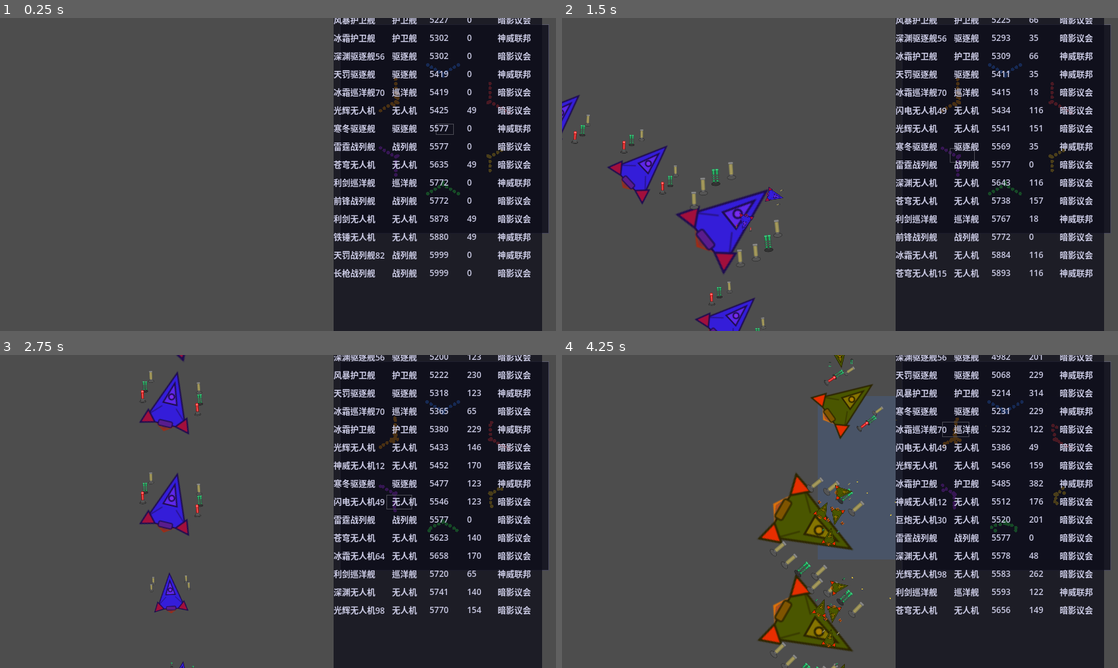
Above: before the commit, frames 1-4 (two rows, left to right).
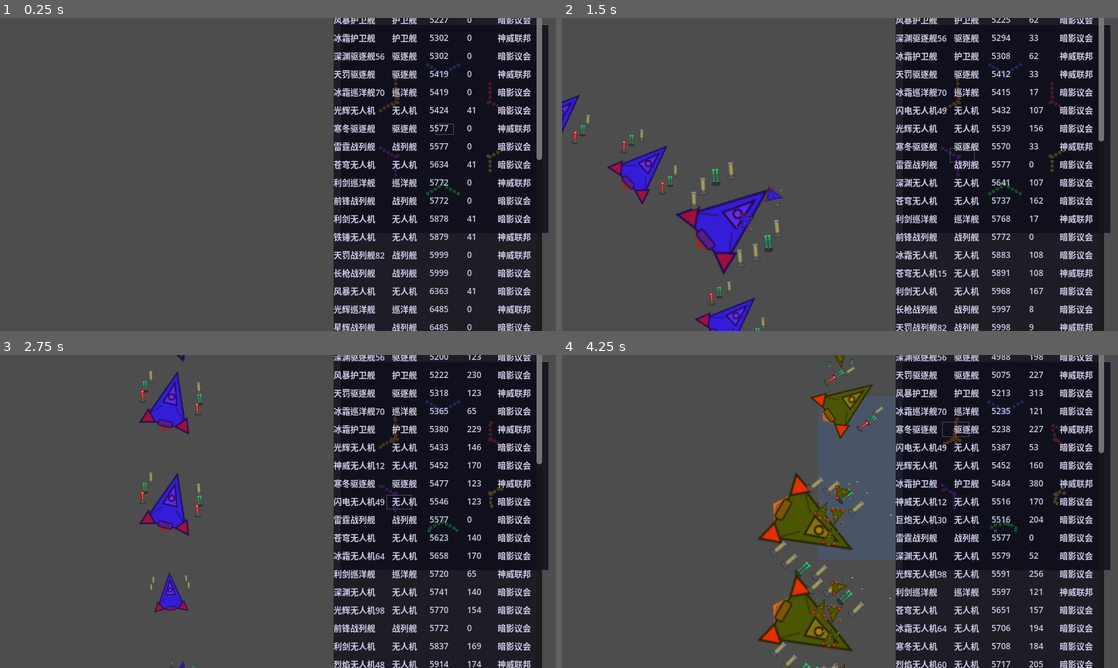
Above: after the commit, the same moments.

Repository: ZhanXuzhao/SpaceRTS
Game: Godot game, scene res://scenes/main.tscn
Same seed, same stepped clock (60 frames per second), same inputs: the game is played once before the commit and once after it.
Inputs (mouse positions are in pixels of both pictures, inside the frame that each line leads up to):
- Up to frame 1 (0.25 s): no input
- Up to frame 2 (1.5 s): click (1001, 21) at 0.52 s; tap Enter at 1.25 s; move the mouse to (962, 158) at 1.27 s; hold W from 1.28 s (still down); tap R at 1.35 s; click (962, 158) at 1.42 s
- Up to frame 3 (2.75 s): release W at 2 s; drag from (166, 527) to (172, 652) at 2.02 s
- Up to frame 4 (4.25 s): move the mouse to (895, 442) at 2.77 s; hold W 2.78-3.5 s; tap H at 2.85 s; click (895, 442) at 2.92 s; drag from (812, 574) to (1084, 405) at 3.52 s

The runs differ from the first frame. In frame 1, 1.7% of the frame differs, in the area x 60-98%, y 0-100%; in frame 2, 1.9%; in frame 3, 1.5%; in frame 4, 2.5%.

Commit message:
太空总览性能优化：每2帧刷新 + 节点复用 + StyleBox缓存

Diff:
--- a/scripts/hud.gd
+++ b/scripts/hud.gd
@@ -477,37 +477,97 @@
 	scroll.add_child(_overview_rows)
 
 
-## 更新太空总览表
+## 太空总览跳帧计数器（每 2 帧刷新一次）
+var _overview_frame_counter: int = 0
+
+## 新建一行太空总览（仅创建节点结构，不设内容）
+func _create_overview_row() -> Button:
+	var row = Button.new()
+	row.flat = true
+	row.custom_minimum_size.y = 22
+	row.size_flags_horizontal = SIZE_EXPAND_FILL
+
+	var hbox = HBoxContainer.new()
+	hbox.name = "HBox"
+	hbox.size_flags_horizontal = SIZE_EXPAND_FILL
+	hbox.mouse_filter = Control.MOUSE_FILTER_PASS
+	row.add_child(hbox)
+
+	var widths := [80.0, 50.0, 50.0, 40.0, 40.0]
+	var fields := ["name", "type", "dist", "spd", "faction"]
+	for i in 5:
+		var lbl = Label.new()
+		lbl.name = fields[i]
+		lbl.custom_minimum_size.x = widths[i]
+		lbl.size_flags_horizontal = SIZE_SHRINK_CENTER
+		lbl.add_theme_font_size_override("font_size", 12)
+		lbl.add_theme_color_override("font_color", Color(0.8, 0.8, 0.9))
+		hbox.add_child(lbl)
+
+	# 缓存 StyleBox 避免每帧创建
+	var bg_normal_even = StyleBoxFlat.new()
+	bg_normal_even.bg_color = Color(0.15, 0.2, 0.3, 0.3)
+	var bg_normal_odd = StyleBoxFlat.new()
+	bg_normal_odd.bg_color = Color(0.1, 0.15, 0.25, 0.2)
+	var bg_hover = StyleBoxFlat.new()
+	bg_hover.bg_color = Color(0.25, 0.35, 0.5, 0.4)
+	var bg_pressed = StyleBoxFlat.new()
+	bg_pressed.bg_color = Color(0.3, 0.45, 0.6, 0.5)
+	row.set_meta("style_even", bg_normal_even)
+	row.set_meta("style_odd", bg_normal_odd)
+	row.set_meta("style_hover", bg_hover)
+	row.set_meta("style_pressed", bg_pressed)
+	row.add_theme_stylebox_override("hover", bg_hover)
+	row.add_theme_stylebox_override("pressed", bg_pressed)
+	return row
+
+
+## 更新现有行内容（不重建节点）
+func _update_overview_row(row: Button, unit: Unit, idx: int, ref_unit: Unit) -> void:
+	row.set_meta("unit_ref", unit)
+	# 断开旧信号后重新连接
+	if row.gui_input.is_connected(_on_overview_row_gui_input):
+		row.gui_input.disconnect(_on_overview_row_gui_input)
+	row.gui_input.connect(_on_overview_row_gui_input.bind(unit))
+
+	var hbox = row.get_node("HBox") as HBoxContainer
+	var labels := hbox.get_children()
+	labels[0].text = unit.unit_name
+	labels[1].text = unit.class_name_cn if unit.class_name_cn != "" else Unit.get_class_name_cn(unit.class_type)
+	if ref_unit != null:
+		var dist = int(unit.global_position.distance_to(ref_unit.global_position))
+		labels[2].text = str(dist)
+	else:
+		labels[2].text = "-"
+	labels[3].text = str(int(unit.velocity.length()))
+	labels[4].text = unit.team
+
+	# 交替背景色（使用缓存的 StyleBox）
+	var style = row.get_meta("style_even") if idx % 2 == 0 else row.get_meta("style_odd")
+	row.add_theme_stylebox_override("normal", style)
+
+
+## 更新太空总览表（每 2 帧刷新一次，节点复用避免重建）
 func _update_space_overview() -> void:
 	if main == null or _overview_panel == null:
 		return
 
-	# 清除旧行
-	for child in _overview_rows.get_children():
-		child.queue_free()
-
-	# 收集敌方单位（蓝方视角：红方和黄方均为敌人）
+	_overview_frame_counter += 1
+	if _overview_frame_counter % 2 != 0:
+		return
+
+	# 收集敌方单位
 	var enemies: Array[Unit] = []
 	for unit in main._units:
 		if not is_instance_valid(unit) or unit.hull <= 0:
 			continue
 		if unit.team == main._player_team_name:
-			continue  # 只显示敌方
+			continue
 		enemies.append(unit)
 
-	if enemies.is_empty():
-		var empty_lbl = Label.new()
-		empty_lbl.text = "无敌方目标"
-		empty_lbl.add_theme_color_override("font_color", Color(0.5, 0.5, 0.5))
-		empty_lbl.add_theme_font_size_override("font_size", 13)
-		empty_lbl.size_flags_horizontal = SIZE_SHRINK_CENTER
-		_overview_rows.add_child(empty_lbl)
-		return
-
-	# 确定距离参考点：选中单位中最大的船 → 友军中最大的船 → 无
+	# 确定距离参考点
 	var ref_unit: Unit = null
 	var ref_tier := -1
-	# 1. 从选中单位中找最大船
 	for u in main._selected_units:
 		if not is_instance_valid(u) or u.hull <= 0 or u.team != main._player_team_name:
 			continue
@@ -515,7 +575,6 @@
 		if t > ref_tier:
 			ref_tier = t
 			ref_unit = u
-	# 2. 如果无选中，从所有友军找
 	if ref_unit == null:
 		for u in main._units:
 			if not is_instance_valid(u) or u.hull <= 0 or u.team != main._player_team_name:
@@ -525,67 +584,39 @@
 				ref_tier = t
 				ref_unit = u
 
-	# 按当前排序列和方向排序
 	_sort_enemies(enemies, ref_unit)
 
-	# 最多显示 15 行
-	var max_rows = min(enemies.size(), 15)
-	for idx in max_rows:
-		var unit = enemies[idx]
-		var dist_str: String
-		if ref_unit != null:
-			var dist = int(unit.global_position.distance_to(ref_unit.global_position))
-			dist_str = str(dist)
-		else:
-			dist_str = "-"
-		var spd = int(unit.velocity.length())
-		var faction = unit.team
-		var type_name = unit.class_name_cn if unit.class_name_cn != "" else Unit.get_class_name_cn(unit.class_type)
-
-		# 可点击行（Button 方便捕获点击，flat 无按钮样式）
-		var row = Button.new()
-		row.flat = true
-		row.custom_minimum_size.y = 22
-		row.size_flags_horizontal = SIZE_EXPAND_FILL
-		# 存储单位引用
-		row.set_meta("unit_ref", unit)
-
-		# 行内水平布局
-		var hbox = HBoxContainer.new()
-		hbox.name = "HBox"
-		hbox.size_flags_horizontal = SIZE_EXPAND_FILL
-		hbox.mouse_filter = Control.MOUSE_FILTER_PASS
-		row.add_child(hbox)
-
-		var vals := [unit.unit_name, type_name, dist_str, str(spd), faction]
-		var widths := [80.0, 50.0, 50.0, 40.0, 40.0]
-		for i in vals.size():
-			var lbl = Label.new()
-			lbl.text = vals[i]
-			lbl.custom_minimum_size.x = widths[i]
-			lbl.size_flags_horizontal = SIZE_SHRINK_CENTER
-			lbl.add_theme_font_size_override("font_size", 12)
-			lbl.add_theme_color_override("font_color", Color(0.8, 0.8, 0.9))
-			hbox.add_child(lbl)
-
-		# 设置行背景色和悬停高亮
-		var bg_color = Color(0.15, 0.2, 0.3, 0.3) if idx % 2 == 0 else Color(0.1, 0.15, 0.25, 0.2)
-		var bg_normal = StyleBoxFlat.new()
-		bg_normal.bg_color = bg_color
-		row.add_theme_stylebox_override("normal", bg_normal)
-
-		var bg_hover = StyleBoxFlat.new()
-		bg_hover.bg_color = Color(0.25, 0.35, 0.5, 0.4)
-		row.add_theme_stylebox_override("hover", bg_hover)
-
-		var bg_pressed = StyleBoxFlat.new()
-		bg_pressed.bg_color = Color(0.3, 0.45, 0.6, 0.5)
-		row.add_theme_stylebox_override("pressed", bg_pressed)
-
-		# 左键/右键点击（通过 gui_input 阻止穿透到场景）
-		row.gui_input.connect(_on_overview_row_gui_input.bind(unit))
-
-		_overview_rows.add_child(row)
+	# 节点复用：增删行到匹配数量
+	var rows = _overview_rows.get_children()
+	var needed = enemies.size()
+
+	# 多余的行移除
+	while rows.size() > needed:
+		var r = rows.pop_back()
+		_overview_rows.remove_child(r)
+		r.queue_free()
+
+	# 无敌人时显示提示
+	if needed == 0:
+		if rows.is_empty():
+			var empty_lbl = Label.new()
+			empty_lbl.name = "EmptyHint"
+			empty_lbl.text = "无敌方目标"
+			empty_lbl.add_theme_color_override("font_color", Color(0.5, 0.5, 0.5))
+			empty_lbl.add_theme_font_size_override("font_size", 13)
+			empty_lbl.size_flags_horizontal = SIZE_SHRINK_CENTER
+			_overview_rows.add_child(empty_lbl)
+		return
+
+	# 不够的行补充
+	while rows.size() < needed:
+		var r = _create_overview_row()
+		rows.append(r)
+		_overview_rows.add_child(r)
+
+	# 只更新文本
+	for idx in needed:
+		_update_overview_row(rows[idx] as Button, enemies[idx], idx, ref_unit)
 
 
 ## 施法成功时隐藏提示
